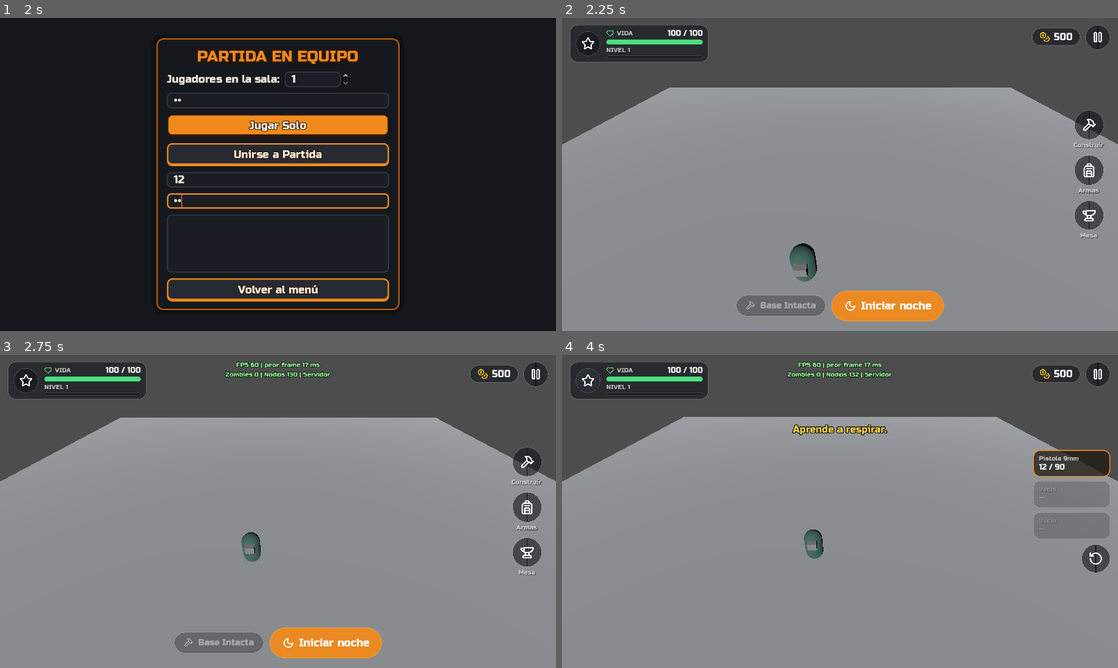
Above: before the commit, frames 1-4 (two rows, left to right).
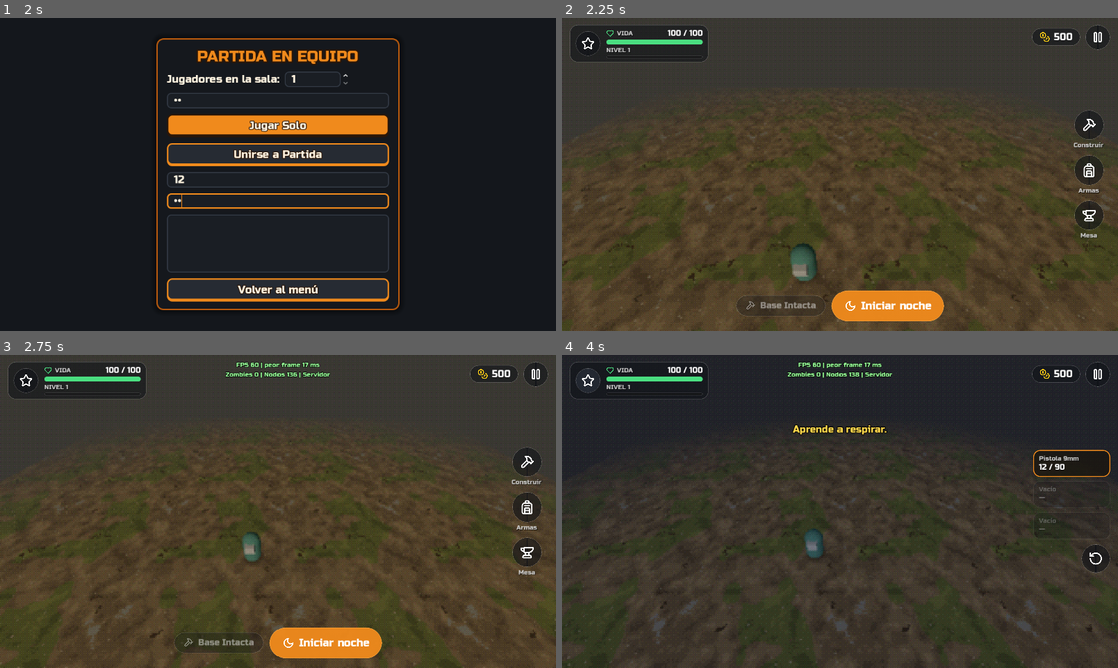
Above: after the commit, the same moments.

Repository: Baloocito/TopindeZombiesGame
Game: Godot game, scene res://scenes/menu_principal.tscn
Two runs of this game, one before a commit and one after it. Both use one fixed random seed, a clock stepped at 60 frames per second and the inputs below.
Inputs (mouse positions are in pixels of both pictures, inside the frame that each line leads up to):
- Up to frame 1 (2 s): click "Jugar" at 0.5 s; click (278, 99) at 1.27 s; type "12" at 1.35 s; click (278, 180) at 1.5 s; type "12" at 1.58 s; click (278, 199) at 1.73 s; type "12" at 1.82 s
- Up to frame 2 (2.25 s): click "Jugar Solo" at 2 s
- Up to frame 3 (2.75 s): no input
- Up to frame 4 (4 s): click "Iniciar noche" at 2.75 s; click (589, 380) at 3.5 s

Frame 1 is identical in both runs. In frame 2, 88% of the frame differs, in the area x 0-100%, y 0-100%; in frame 3, 89%; in frame 4, 95%.

Commit message:
Estilo PS1: temblor de vértices, texturas afines, filtro de 32 colores y niebla
- assets/ps1/ps1.gdshader: material con vértices a grilla baja, mapeo afín, luz por vértice y tinte por instancia.
- assets/ps1/ps1_pantalla.gdshader: imagen a 270 líneas con tramado Bayer y 32 niveles por canal.
- Autoload PS1: convierte los materiales opacos al vuelo, sombras de mancha, niebla día/noche,
  suelo de tierra texturizado y 3D a 60 % de resolución.
- Opción Estilo retro PS1 en Pausa > Opciones (user://ajustes.cfg).

Co-Authored-By: Claude Opus 5.5 <noreply@anthropic.com>
Claude-Session: https://claude.ai/code/session_01SkoGsYVvcyhCwY8ZcnQf1n

Diff:
--- /dev/null
+++ b/assets/ps1/ps1.gdshader
@@ -0,0 +1,53 @@
+// ==========================================================
+// MATERIAL PS1 (Manual v3: estética low-poly entre PS1 y PS2)
+// ==========================================================
+// - Los vértices "saltan" a una grilla de baja resolución (ps1_resolucion):
+//   el temblor típico de la PlayStation, que no tenía precisión subpíxel.
+// - Texturas sin corrección de perspectiva (mapeo afín) y sin filtrado.
+// - Luz calculada por vértice (Gouraud), sin brillos especulares.
+// Scripts/autoload/ps1.gd convierte automáticamente los StandardMaterial3D
+// opacos de la escena a este material.
+shader_type spatial;
+render_mode vertex_lighting, diffuse_lambert, specular_disabled;
+
+global uniform vec2 ps1_resolucion;
+
+uniform vec4 albedo : source_color = vec4(1.0);
+uniform sampler2D textura : source_color, filter_nearest, repeat_enable;
+uniform bool usar_textura = false;
+uniform bool usar_color_vertice = false;
+uniform vec3 uv_escala = vec3(1.0);
+uniform vec3 uv_desfase = vec3(0.0);
+uniform vec4 emision : source_color = vec4(0.0, 0.0, 0.0, 1.0);
+uniform float emision_energia = 0.0;
+// 0 = sin temblor, 1 = temblor completo.
+uniform float fuerza_temblor = 1.0;
+// Afín: 1 = como PS1 (las texturas se deforman), 0 = corregido.
+uniform float fuerza_afin = 1.0;
+
+// Tinte por instancia (los zombies se pintan según su tipo). a = intensidad.
+instance uniform vec4 ps1_tinte = vec4(0.0);
+
+varying vec3 uv_afin;
+varying vec2 uv_correcto;
+
+void vertex() {
+	UV = UV * uv_escala.xy + uv_desfase.xy;
+	vec4 clip = PROJECTION_MATRIX * (MODELVIEW_MATRIX * vec4(VERTEX, 1.0));
+	vec2 media = max(ps1_resolucion, vec2(64.0)) * 0.5;
+	vec2 ndc = clip.xy / clip.w;
+	vec2 ajustado = floor(ndc * media + 0.5) / media;
+	clip.xy = mix(ndc, ajustado, fuerza_temblor) * clip.w;
+	POSITION = clip;
+	uv_afin = vec3(UV * clip.w, clip.w);
+	uv_correcto = UV;
+}
+
+void fragment() {
+	vec2 uv = mix(uv_correcto, uv_afin.xy / uv_afin.z, fuerza_afin);
+	vec4 c = albedo;
+	if (usar_color_vertice) c *= COLOR;
+	if (usar_textura) c *= texture(textura, uv);
+	ALBEDO = mix(c.rgb, ps1_tinte.rgb, ps1_tinte.a);
+	EMISSION = emision.rgb * emision_energia;
+}
--- /dev/null
+++ b/assets/ps1/ps1_pantalla.gdshader
@@ -0,0 +1,32 @@
+// ==========================================================
+// FILTRO DE PANTALLA PS1
+// ==========================================================
+// Se dibuja encima del 3D y debajo de la interfaz (CanvasLayer 0):
+// - Baja la imagen a `lineas` de alto con píxeles grandes y nítidos.
+// - Reduce los colores a `niveles` por canal (la PS1 usaba 15 bits = 32)
+//   con tramado ordenado (Bayer 4x4), que es lo que daba ese grano tan suyo.
+shader_type canvas_item;
+
+uniform sampler2D pantalla : hint_screen_texture, filter_nearest;
+uniform float lineas = 270.0;
+uniform float niveles = 32.0;
+uniform float tramado = 1.0;
+
+const float BAYER[16] = float[](
+	0.0, 8.0, 2.0, 10.0,
+	12.0, 4.0, 14.0, 6.0,
+	3.0, 11.0, 1.0, 9.0,
+	15.0, 7.0, 13.0, 5.0
+);
+
+void fragment() {
+	float aspecto = SCREEN_PIXEL_SIZE.y / SCREEN_PIXEL_SIZE.x;
+	vec2 virtual_res = vec2(floor(lineas * aspecto), lineas);
+	vec2 celda = floor(SCREEN_UV * virtual_res);
+	vec2 uv = (celda + 0.5) / virtual_res;
+	vec3 col = texture(pantalla, uv).rgb;
+	int i = int(mod(celda.x, 4.0)) + int(mod(celda.y, 4.0)) * 4;
+	float b = (BAYER[i] / 16.0 - 0.5) * tramado;
+	col = floor(col * niveles + b + 0.5) / niveles;
+	COLOR = vec4(clamp(col, 0.0, 1.0), 1.0);
+}
--- a/project.godot
+++ b/project.godot
@@ -20,6 +20,7 @@
 Balance="*res://scripts/autoload/balance.gd"
 GuardadoGlobal="*uid://cx72602j8u0yg"
 EstadoPartida="*uid://4o0ke8wvbq5h"
+PS1="*res://scripts/autoload/ps1.gd"
 
 [display]
 
@@ -110,3 +111,10 @@
 rendering_device/driver.windows="d3d12"
 renderer/rendering_method="mobile"
 textures/vram_compression/import_etc2_astc=true
+
+[shader_globals]
+
+ps1_resolucion={
+"type": "vec2",
+"value": Vector2(480, 270)
+}
--- /dev/null
+++ b/scripts/autoload/ps1.gd
@@ -0,0 +1,243 @@
+extends Node
+# ==========================================================
+# ESTILO PS1 (autoload "PS1")
+# ==========================================================
+# Le da al juego el aspecto de la primera PlayStation sin tocar cada modelo:
+# - Cada MeshInstance3D que entra a la escena pasa sus StandardMaterial3D
+#   opacos al material de assets/ps1/ps1.gdshader (temblor de vértices,
+#   texturas afines, luz por vértice). Los transparentes y los "sin luz"
+#   (avisos, hologramas, efectos) se dejan igual.
+# - En Mundo pone el filtro de pantalla (píxeles grandes + 32 colores con
+#   tramado), la niebla y las sombras de mancha bajo personajes y zombies.
+# - Se puede apagar en Pausa > Opciones (se guarda en user://ajustes.cfg).
+# Funciona igual con los modelos que agreguemos después (packs low-poly).
+
+const SHADER := preload("res://assets/ps1/ps1.gdshader")
+const SHADER_PANTALLA := preload("res://assets/ps1/ps1_pantalla.gdshader")
+const RUTA_AJUSTES := "user://ajustes.cfg"
+const LINEAS := 270.0             # alto de la imagen virtual
+const ESCALA_3D := 0.6            # el 3D se dibuja a menor resolución (rinde más en teléfonos)
+
+var activo := true
+var _cache: Dictionary = {}       # material original -> ShaderMaterial PS1
+var _filtro: CanvasLayer
+var _env: Environment
+var _luz: DirectionalLight3D
+var _sombra_malla: PlaneMesh
+var _sombra_mat: StandardMaterial3D
+
+func _ready():
+	var cfg := ConfigFile.new()
+	if cfg.load(RUTA_AJUSTES) == OK:
+		activo = bool(cfg.get_value("video", "ps1", true))
+	_actualizar_resolucion()
+	get_tree().root.size_changed.connect(_actualizar_resolucion)
+	get_tree().node_added.connect(_al_agregar_nodo)
+	_aplicar_viewport()
+
+func alternar(valor: bool):
+	activo = valor
+	var cfg := ConfigFile.new()
+	cfg.load(RUTA_AJUSTES)
+	cfg.set_value("video", "ps1", activo)
+	cfg.save(RUTA_AJUSTES)
+	_aplicar_viewport()
+	var escena := get_tree().current_scene
+	if not escena: return
+	for n in escena.find_children("*", "MeshInstance3D", true, false):
+		if activo: convertir(n)
+		else: restaurar(n)
+	if is_instance_valid(_filtro): _filtro.visible = activo
+	for s in get_tree().get_nodes_in_group("sombra_ps1"): s.visible = activo
+
+func _aplicar_viewport():
+	var vp := get_tree().root
+	vp.scaling_3d_mode = Viewport.SCALING_3D_MODE_BILINEAR
+	vp.scaling_3d_scale = ESCALA_3D if activo else 1.0
+
+# La grilla del temblor sigue la forma de la pantalla.
+func _actualizar_resolucion():
+	var tam := get_tree().root.get_visible_rect().size
+	var aspecto := tam.x / maxf(1.0, tam.y)
+	RenderingServer.global_shader_parameter_set("ps1_resolucion", Vector2(floor(LINEAS * aspecto), LINEAS))
+
+func _al_agregar_nodo(n: Node):
+	if n is MeshInstance3D:
+		if activo: convertir.call_deferred(n)
+	elif n is CharacterBody3D and (n.is_in_group("jugador") or n.is_in_group("enemigos")):
+		_agregar_sombra.call_deferred(n)
+	elif n.name == "Mundo" and n is Node3D:
+		_preparar_mundo.call_deferred(n)
+
+# ----------------------------------------------------------
+# MATERIALES
+# ----------------------------------------------------------
+func _convertible(m: Material) -> bool:
+	if not m is BaseMaterial3D: return false
+	var b := m as BaseMaterial3D
+	return b.transparency == BaseMaterial3D.TRANSPARENCY_DISABLED \
+		and b.shading_mode != BaseMaterial3D.SHADING_MODE_UNSHADED \
+		and not b.no_depth_test
+
+func _version_ps1(m: BaseMaterial3D) -> ShaderMaterial:
+	if _cache.has(m): return _cache[m]
+	var s := ShaderMaterial.new()
+	s.shader = SHADER
+	s.set_shader_parameter("albedo", m.albedo_color)
+	if m.albedo_texture:
+		s.set_shader_parameter("textura", m.albedo_texture)
+		s.set_shader_parameter("usar_textura", true)
+	s.set_shader_parameter("usar_color_vertice", m.vertex_color_use_as_albedo)
+	s.set_shader_parameter("uv_escala", m.uv1_scale)
+	s.set_shader_parameter("uv_desfase", m.uv1_offset)
+	if m.emission_enabled:
+		s.set_shader_parameter("emision", m.emission)
+		s.set_shader_parameter("emision_energia", m.emission_energy_multiplier)
+	_cache[m] = s
+	return s
+
+func convertir(n: MeshInstance3D):
+	if not is_instance_valid(n) or not activo or n.is_in_group("sin_ps1"): return
+	if n.material_override:
+		if _convertible(n.material_override):
+			n.set_meta("ps1_override", n.material_override)
+			n.material_override = _version_ps1(n.material_override)
+		return
+	if not n.mesh: return
+	for i in n.mesh.get_surface_count():
+		var m := n.get_surface_override_material(i)
+		if not m: m = n.mesh.surface_get_material(i)
+		if m and _convertible(m):
+			n.set_meta("ps1_sup_%d" % i, n.get_surface_override_material(i))
+			n.set_surface_override_material(i, _version_ps1(m))
+
+func restaurar(n: MeshInstance3D):
+	if n.has_meta("ps1_override"):
+		n.material_override = n.get_meta("ps1_override")
+		n.remove_meta("ps1_override")
+	if not n.mesh: return
+	for i in n.mesh.get_surface_count():
+		var k := "ps1_sup_%d" % i
+		if n.has_meta(k):
+			n.set_surface_override_material(i, n.get_meta(k))
+			n.remove_meta(k)
+
+# Tinte de un modelo entero (zombie.gd lo usa para el color por tipo).
+func aplicar_tinte(raiz: Node, color: Color, intensidad: float):
+	for m in raiz.find_children("*", "MeshInstance3D", true, false):
+		(m as GeometryInstance3D).set_instance_shader_parameter("ps1_tinte", Color(color.r, color.g, color.b, intensidad))
+
+# ----------------------------------------------------------
+# SOMBRA DE MANCHA (como en los juegos de la época)
+# ----------------------------------------------------------
+func _agregar_sombra(cuerpo: Node3D):
+	if not is_instance_valid(cuerpo) or cuerpo.has_node("SombraPS1"): return
+	if "tipo_zombie" in cuerpo and cuerpo.tipo_zombie == "nodo": return
+	if not _sombra_malla:
+		_sombra_malla = PlaneMesh.new()
+		_sombra_malla.size = Vector2(1.3, 1.3)
+		var grad := Gradient.new()
+		grad.set_color(0, Color(0, 0, 0, 0.55))
+		grad.set_color(1, Color(0, 0, 0, 0.0))
+		var tex := GradientTexture2D.new()
+		tex.gradient = grad
+		tex.fill = GradientTexture2D.FILL_RADIAL
+		tex.fill_from = Vector2(0.5, 0.5)
+		tex.fill_to = Vector2(1.0, 0.5)
+		tex.width = 32
+		tex.height = 32
+		_sombra_mat = StandardMaterial3D.new()
+		_sombra_mat.albedo_texture = tex
+		_sombra_mat.transparency = BaseMaterial3D.TRANSPARENCY_ALPHA
+		_sombra_mat.shading_mode = BaseMaterial3D.SHADING_MODE_UNSHADED
+		_sombra_mat.texture_filter = BaseMaterial3D.TEXTURE_FILTER_NEAREST
+		_sombra_malla.material = _sombra_mat
+	var s := MeshInstance3D.new()
+	s.name = "SombraPS1"
+	s.mesh = _sombra_malla
+	s.position = Vector3(0, 0.04, 0)
+	s.cast_shadow = GeometryInstance3D.SHADOW_CASTING_SETTING_OFF
+	s.add_to_group("sombra_ps1")
+	s.add_to_group("sin_ps1")
+	s.visible = activo
+	cuerpo.add_child(s)
+
+# ----------------------------------------------------------
+# MUNDO: filtro de pantalla, niebla y suelo
+# ----------------------------------------------------------
+func _preparar_mundo(mundo: Node3D):
+	if not is_instance_valid(mundo): return
+	# Filtro de pantalla, debajo de la interfaz (que está en la capa 1).
+	_filtro = CanvasLayer.new()
+	_filtro.name = "FiltroPS1"
+	_filtro.layer = 0
+	var rect := ColorRect.new()
+	rect.set_anchors_preset(Control.PRESET_FULL_RECT)
+	rect.mouse_filter = Control.MOUSE_FILTER_IGNORE
+	var mat := ShaderMaterial.new()
+	mat.shader = SHADER_PANTALLA
+	mat.set_shader_parameter("lineas", LINEAS)
+	rect.material = mat
+	_filtro.add_child(rect)
+	_filtro.visible = activo
+	mundo.add_child(_filtro)
+	_env = crear_ambiente(mundo)
+	_luz = mundo.get_node_or_null("DirectionalLight3D")
+	if _luz: _luz.light_color = Color("#fff1d6")
+	_texturizar_suelo(mundo)
+
+# Suelo de tierra con textura de 128 px repetida cada ~8 m, y subdividido para
+# que el mapeo afín deforme poco (la PS1 hacía lo mismo con los suelos).
+func _texturizar_suelo(mundo: Node3D):
+	var suelo := mundo.get_node_or_null("NavigationRegion3D/Suelo") as MeshInstance3D
+	if not suelo or not suelo.mesh is PlaneMesh: return
+	var plano := (suelo.mesh as PlaneMesh).duplicate() as PlaneMesh
+	plano.subdivide_width = 24
+	plano.subdivide_depth = 24
+	var mat := StandardMaterial3D.new()
+	mat.albedo_texture = load("res://assets/ps1/suelo_tierra.png")
+	mat.uv1_scale = Vector3(6, 6, 1)  # 128 px cada ~8 m
+	mat.texture_filter = BaseMaterial3D.TEXTURE_FILTER_NEAREST
+	plano.material = mat
+	suelo.mesh = plano
+	if activo: convertir(suelo)
+
+func poner_noche_mundo(noche: bool):
+	poner_noche(_env, _luz, noche)
+
+# Ambiente: niebla de profundidad oscura (oculta los bordes de la arena y
+# da el tono de survival horror). De noche se cierra y se enfría.
+func crear_ambiente(mundo: Node3D) -> Environment:
+	var amb := WorldEnvironment.new()
+	amb.name = "AmbientePS1"
+	var env := Environment.new()
+	env.background_mode = Environment.BG_COLOR
+	env.background_color = Color("#2b2a28")
+	env.ambient_light_source = Environment.AMBIENT_SOURCE_COLOR
+	env.ambient_light_color = Color("#8a8478")
+	env.ambient_light_energy = 0.55
+	env.fog_enabled = true
+	env.fog_mode = Environment.FOG_MODE_DEPTH
+	env.fog_light_color = Color("#3a3833")
+	env.fog_density = 1.0
+	env.fog_depth_begin = 16.0
+	env.fog_depth_end = 42.0
+	env.fog_depth_curve = 1.2
+	env.fog_sky_affect = 1.0
+	amb.environment = env
+	mundo.add_child(amb)
+	return env
+
+func poner_noche(env: Environment, luz: DirectionalLight3D, noche: bool):
+	if not env: return
+	var t := create_tween().set_parallel(true)
+	var fondo := Color("#0d0f16") if noche else Color("#2b2a28")
+	t.tween_property(env, "background_color", fondo, 2.0)
+	t.tween_property(env, "fog_light_color", Color("#141824") if noche else Color("#3a3833"), 2.0)
+	t.tween_property(env, "fog_depth_begin", 13.0 if noche else 18.0, 2.0)
+	t.tween_property(env, "fog_depth_end", 36.0 if noche else 46.0, 2.0)
+	t.tween_property(env, "ambient_light_color", Color("#7a86a8") if noche else Color("#8a8478"), 2.0)
+	t.tween_property(env, "ambient_light_energy", 0.8 if noche else 0.55, 2.0)
+	if is_instance_valid(luz):
+		t.tween_property(luz, "light_energy", 0.75 if noche else 1.0, 2.0)
+		t.tween_property(luz, "light_color", Color("#9fb0d8") if noche else Color("#fff1d6"), 2.0)
--- a/scripts/menu_pausa.gd
+++ b/scripts/menu_pausa.gd
@@ -8,6 +8,24 @@
 		panel_opciones.visible = false
 	for b in $VBoxContainer.get_children():
 		if b is BaseButton: EstiloUI.agregar_rebote(b)
+	_agregar_opcion_ps1()
+
+# Opciones > Estilo retro PS1 (se guarda en user://ajustes.cfg).
+func _agregar_opcion_ps1():
+	if not panel_opciones: return
+	var c := CheckButton.new()
+	c.name = "OpcionPS1"
+	c.text = "Estilo retro PS1"
+	c.button_pressed = PS1.activo
+	c.position = Vector2(246, 130)
+	c.custom_minimum_size = Vector2(260, 52)
+	var titulo := panel_opciones.get_node_or_null("Label") as Label
+	if titulo:
+		titulo.text = "OPCIONES"
+		titulo.position = Vector2(192, 40)
+		titulo.horizontal_alignment = HORIZONTAL_ALIGNMENT_CENTER
+	c.toggled.connect(func(v): PS1.alternar(v))
+	panel_opciones.add_child(c)
 
 func alternar_pausa():
 	visible = !visible
--- a/scripts/mundo.gd
+++ b/scripts/mundo.gd
@@ -598,6 +598,7 @@
 		$GeneradorZombies.iniciar_generacion()
 
 func cambiar_fase_ui(es_combate: bool):
+	PS1.poner_noche_mundo(es_combate)
 	var ui_dia = [hud_dia_inferior, hud_dia_lateral]
 	var ui_noche = [hud_combate]
 
--- a/scripts/zombie.gd
+++ b/scripts/zombie.gd
@@ -74,8 +74,12 @@
 	mat.albedo_color = Color(datos["color"], 0.45)
 	mat.transparency = BaseMaterial3D.TRANSPARENCY_ALPHA
 	mat.shading_mode = BaseMaterial3D.SHADING_MODE_UNSHADED
-	for m in modelo.find_children("*", "MeshInstance3D", true, false):
-		(m as MeshInstance3D).material_overlay = mat
+	# Con el estilo PS1 el color va por un parámetro del material (un
+	# overlay no tiembla junto con los vértices y se vería despegado).
+	PS1.aplicar_tinte(modelo, Color(datos["color"]), 0.45)
+	if not PS1.activo:
+		for m in modelo.find_children("*", "MeshInstance3D", true, false):
+			(m as MeshInstance3D).material_overlay = mat
 	# La Mosca Titán lleva una placa al frente: la armadura que obliga a flanquear.
 	if tipo_zombie.begins_with("mosca_titan"):
 		var placa := MeshInstance3D.new()
Binary file added: assets/ps1/madera.png
Not shown, added: assets/ps1/madera.png.import
Not shown, added: assets/ps1/ps1.gdshader.uid
Not shown, added: assets/ps1/ps1_pantalla.gdshader.uid
Binary file added: assets/ps1/suelo_tierra.png
Not shown, added: assets/ps1/suelo_tierra.png.import
Not shown, added: scripts/autoload/ps1.gd.uid
